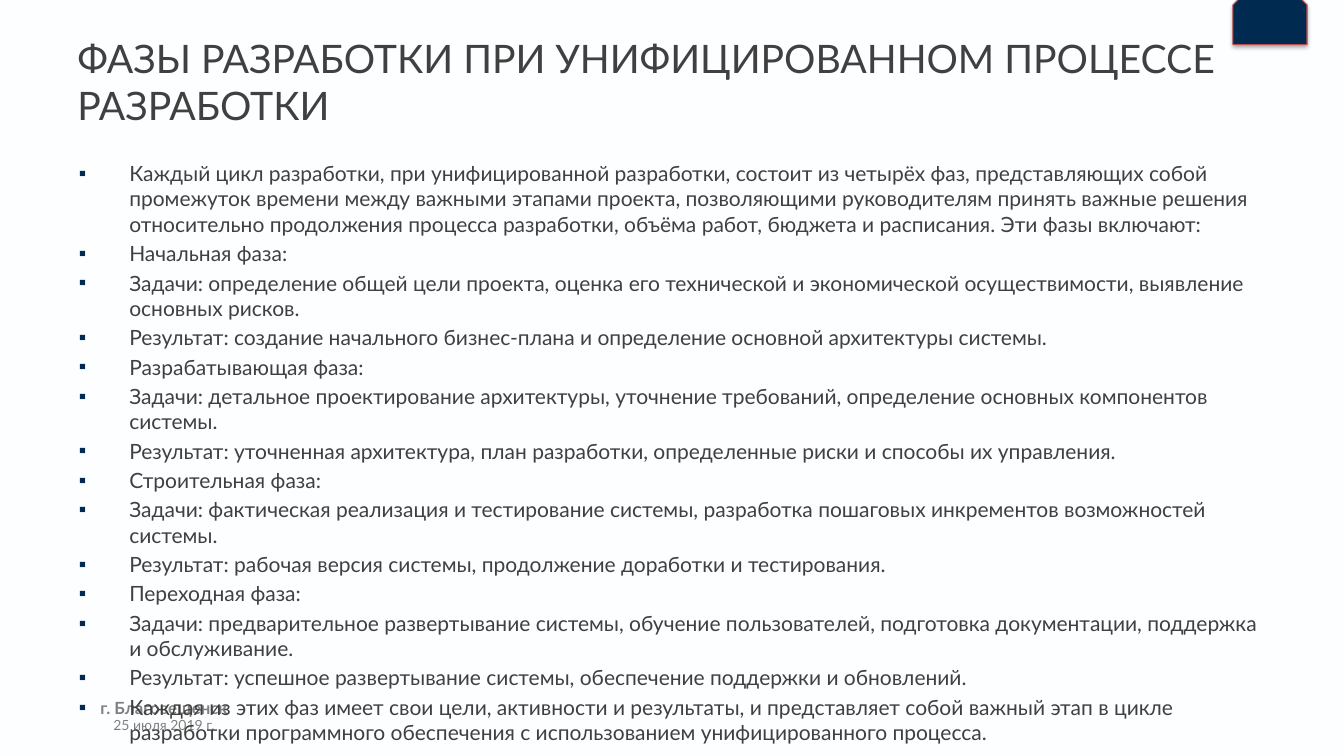
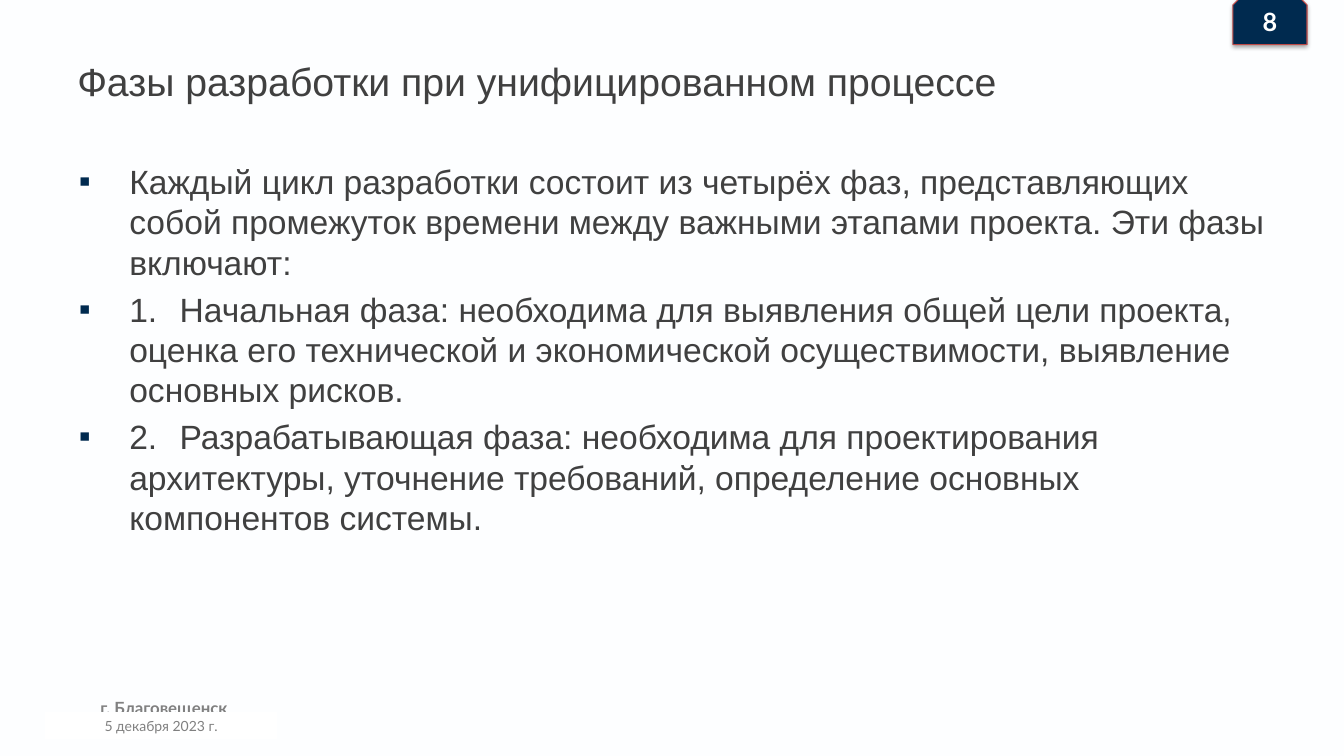
Before and after one commit to Denis-buh/Lesson_repo, a slide deck: slide 9 of Рефераты/Введение в професию/Наработки/Презентация.pptx (slide 11 before the commit). Drawn at 1344x756 pixels with LibreOffice and Linux fonts; fonts in the diff are those of the drawing; background and template pictures are left out. Boxes give left, top, right and bottom in pixels: in the first picture for what was removed or moved away, otherwise in the second. Text is boxed around its words. In the diff, an @@ line names an element or a change of style, - is before the commit and + after.

```diff
--- a/Рефераты/Введение в професию/Наработки/Презентация.pptx
+++ b/Рефераты/Введение в професию/Наработки/Презентация.pptx
@@ text added at [1263,12,1278,32], 18 pt, text #FFFFFF, bold @@
+8
@@ title at [77,67,996,104]: text changed; font Lato to Arial @@
-ФАЗЫ РАЗРАБОТКИ ПРИ УНИФИЦИРОВАННОМ ПРОЦЕССЕ РАЗРАБОТКИ
+Фазы разработки при унифицированном процессе
@@ text at [129,169,1264,531]: text changed; size 15 to 24 pt; font Lato to Arial @@
-▪ Каждый цикл разработки, при унифицированной разработки, состоит из четырёх фаз, представляющих собой промежуток времени между важными этапами проекта, позволяющими руководителям принять важные решения относительно продолжения процесса разработки, объёма работ, бюджета и расписания. Эти фазы включают:
-▪ Начальная фаза:
-▪ Задачи: определение общей цели проекта, оценка его технической и экономической осуществимости, выявление основных рисков.
-▪ Результат: создание начального бизнес-плана и определение основной архитектуры системы.
-▪ Разрабатывающая фаза:
-▪ Задачи: детальное проектирование архитектуры, уточнение требований, определение основных компонентов системы.
-▪ Результат: уточненная архитектура, план разработки, определенные риски и способы их управления.
-▪ Строительная фаза:
-▪ Задачи: фактическая реализация и тестирование системы, разработка пошаговых инкрементов возможностей системы.
-▪ Результат: рабочая версия системы, продолжение доработки и тестирования.
-▪ Переходная фаза:
-▪ Задачи: предварительное развертывание системы, обучение пользователей, подготовка документации, поддержка и обслуживание.
-▪ Результат: успешное развертывание системы, обеспечение поддержки и обновлений.
-▪ Каждая из этих фаз имеет свои цели, активности и результаты, и представляет собой важный этап в цикле разработки программного обеспечения с использованием унифицированного процесса.
+▪ Каждый цикл разработки состоит из четырёх фаз, представляющих собой промежуток времени между важными этапами проекта. Эти фазы включают:
+▪ 1. Начальная фаза: необходима для выявления общей цели проекта, оценка его технической и экономической осуществимости, выявление основных рисков.
+▪ 2. Разрабатывающая фаза: необходима для проектирования архитектуры, уточнение требований, определение основных компонентов системы.
@@ text added at [105,721,214,734], 10 pt, text #808080 @@
+5 декабря 2023 г.
```
Also in this commit, not shown: 11 other slides changed, 1 slide added, 3 slides removed, 3 other files.
